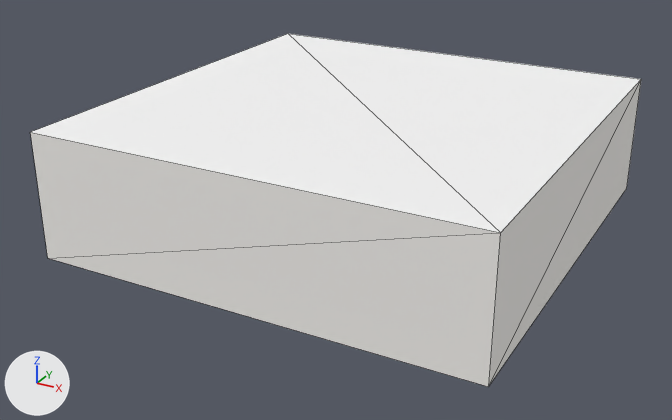
What one commit did to the glTF model assets/room.glb.
Rendered twice from a camera (50 mm lens) standing at (12.74, -24.87, 12.61) and looking at (-0.43, -0.92, 0.64). The axes (+X, +Y, +Z) are drawn at lower left. The lights are the same throughout. The first picture is the older version. Mesh edges are drawn as thin lines. Where no turn or scale is listed for an object, it has been applied to the vertices.

Before the edit, the objects in view are built like this:
```python
mat_ceiling = principled_material('Ceiling')
mat_ceiling.base_color = (0.93, 0.93, 0.93)  # white #f7f7f7
mat_ceiling.roughness = 0.95
mat_wall = principled_material('Wall')
mat_wall.base_color = (0.94, 0.92, 0.89)  # white #f8f6f2
mat_wall.roughness = 0.8
me_plane_001 = bpy.data.meshes.new('Plane.001')
me_plane_001.from_pydata([(-7.0, 7.0, 0.0), (7.0, 7.0, 0.0), (-7.0, -7.0, 0.0), (7.0, -7.0, 0.0)], [], [(0, 1, 3), (0, 3, 2)])
me_plane_001.materials.append(mat_ceiling)  # white #f7f7f7
me_plane_002 = bpy.data.meshes.new('Plane.002')
me_plane_002.from_pydata([(-7.0, 0.0, -2.0), (7.0, 0.0, -2.0), (-7.0, 0.0, 2.0), (7.0, 0.0, 2.0)], [], [(0, 1, 3), (0, 3, 2)])
me_plane_002.materials.append(mat_wall)  # white #f8f6f2
me_plane_005 = bpy.data.meshes.new('Plane.005')
me_plane_005.from_pydata([(0.0, -7.0, -2.0), (0.0, 7.0, -2.0), (0.0, -7.0, 2.0), (0.0, 7.0, 2.0)], [], [(0, 1, 3), (0, 3, 2)])
me_plane_005.materials.append(mat_wall)  # white #f8f6f2
ob_ceiling_main = bpy.data.objects.new('ceiling_main', me_plane_001)
ob_ceiling_main.location = (0.0, 0.0, 4.0)
ob_wall_back = bpy.data.objects.new('wall_back', me_plane_002)
ob_wall_back.location = (0.0, -7.0, 2.0)
ob_wall_right = bpy.data.objects.new('wall_right', me_plane_005)
ob_wall_right.location = (7.0, 0.0, 2.0)
```
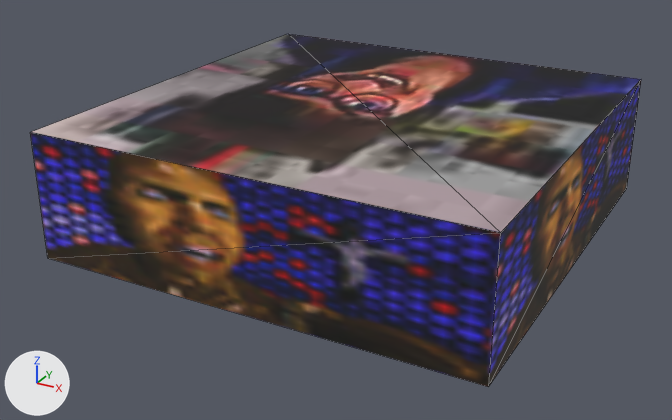
Commit message: base room implemented 03

Patch to the scene script:
```diff
--- a/assets/room.glb.py
+++ b/assets/room.glb.py
@@ img_64a @@
+img_64a = load_image('64a', '_unpacked/64a', 64, 36, 'sRGB')
@@ img_hehe_08 @@
+img_hehe_08 = load_image('hehe-08', '_unpacked/hehe-08', 128, 113, 'sRGB')
@@ mat_ceiling @@
 mat_ceiling = principled_material('Ceiling')
-mat_ceiling.base_color = (0.93, 0.93, 0.93)  # white #f7f7f7
+mat_ceiling.texture = img_hehe_08
 mat_ceiling.roughness = 0.95
@@ mat_wall @@
 mat_wall = principled_material('Wall')
-mat_wall.base_color = (0.94, 0.92, 0.89)  # white #f8f6f2
+mat_wall.texture = img_64a
 mat_wall.roughness = 0.8
```

Where the change shows, as pixel boxes [x1, y1, x2, y2] in the pictures (672 x 420 px):
'ceiling_main', surface changed (white to grey)
    both: [32, 34, 641, 233]
'wall_back', surface changed (darker)
    both: [30, 132, 500, 387]
'wall_right', surface changed (darker)
    both: [489, 80, 641, 385]
